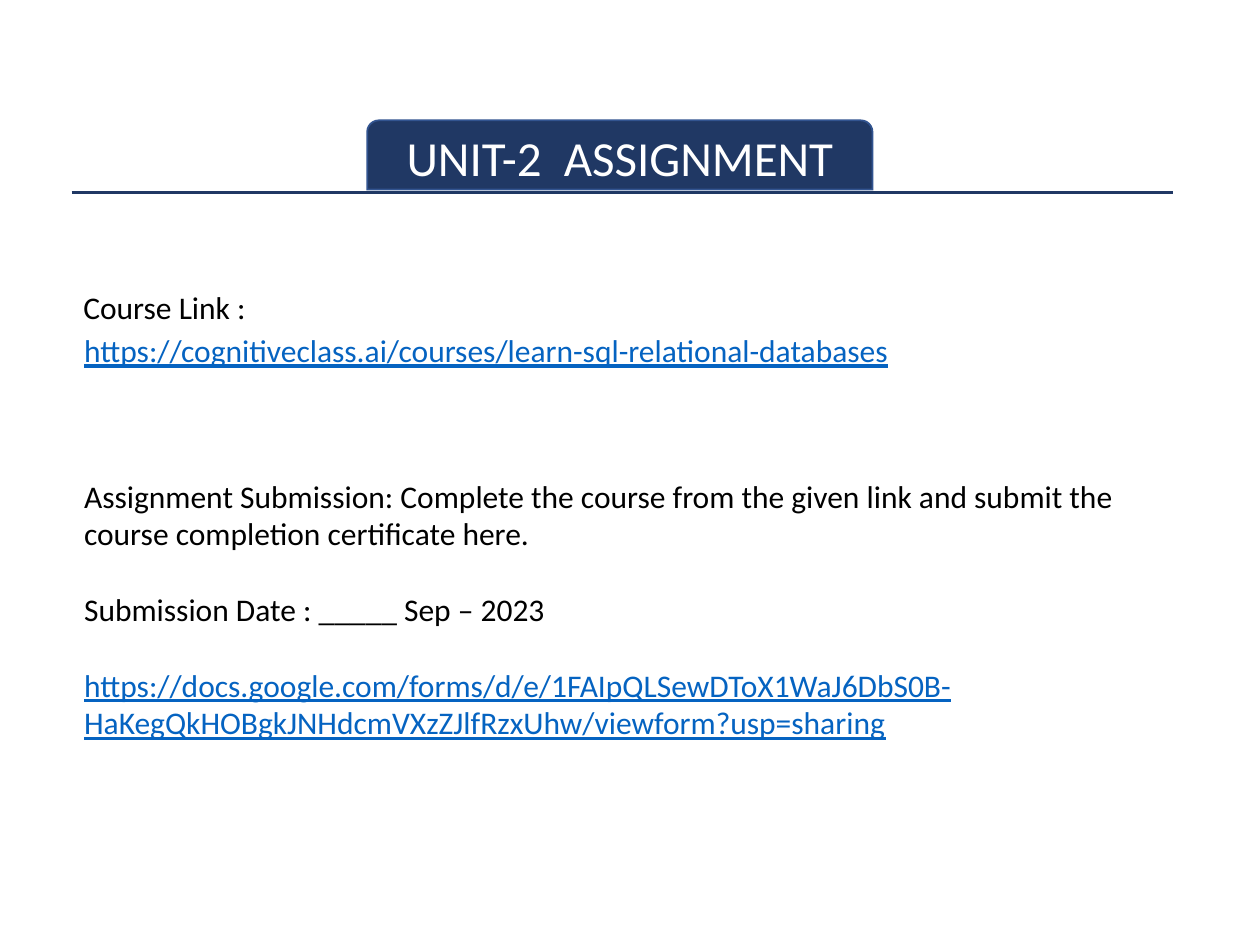
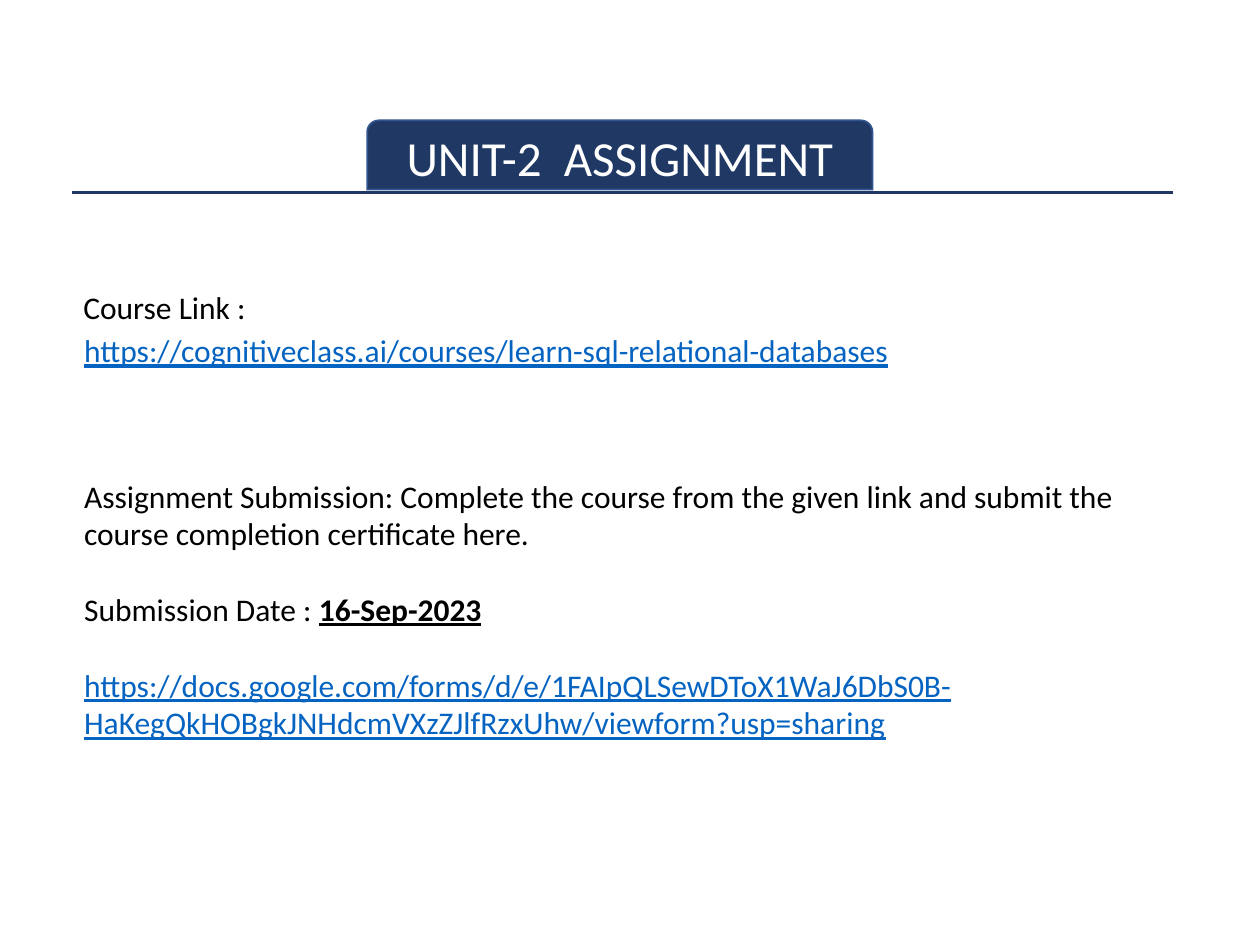
Before and after one commit to sitmbadept/sitmbadept.github.io, a slide deck: slide 115 of 2023/UNIT_2/Site/UNIT-2-PART-1.pptx (slide 114 before the commit). Drawn at 1260x945 pixels with LibreOffice and Linux fonts; fonts in the diff are those of the drawing. Boxes give left, top, right and bottom in pixels: in the first picture for what was removed or moved away, otherwise in the second. Text is boxed around its words. In the diff, an @@ line names an element or a change of style, - is before the commit and + after.

```diff
--- a/2023/UNIT_2/Site/UNIT-2-PART-1.pptx
+++ b/2023/UNIT_2/Site/UNIT-2-PART-1.pptx
@@ text at <box>84,599,481,626</box>: text changed @@
-Submission Date : _____ Sep – 2023
+Submission Date : 16-Sep-2023
```
Also in this commit, not shown: 1 other slide changed, 1 slide added, 1 other file.
